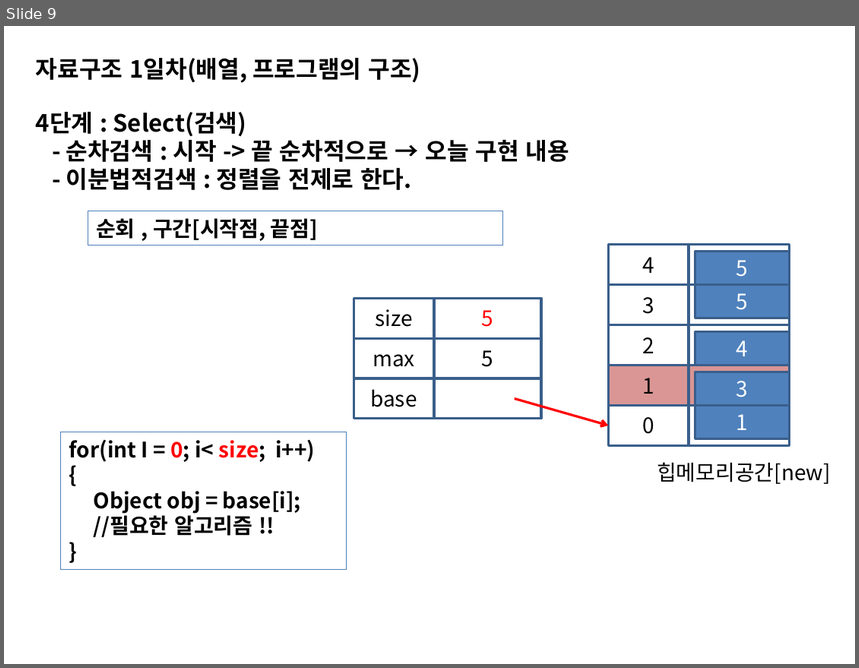
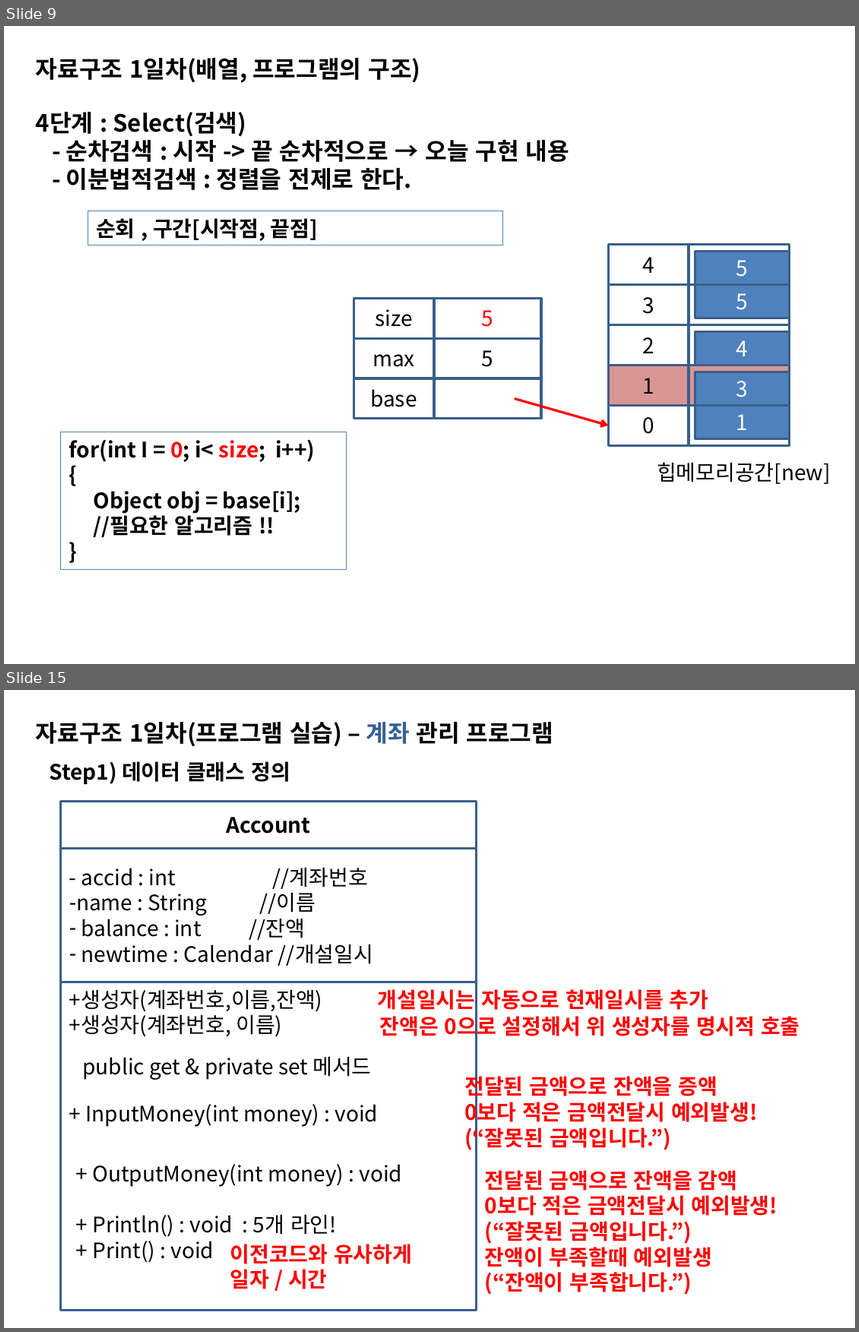
Before and after one commit to sing2song/TILDS, a slide deck: Java자료구조.pptx. Shown one above the other, each under a label of ours: slide 9 before the commit, slides 9 and 15 after it; the slides between them are not shown. The pictures are 859x668 and 859x1332 pixels, drawn with LibreOffice and Linux fonts; fonts in the diff are those of the drawing. Boxes give left, top, right and bottom in pixels: in the first picture for what was removed or moved away, otherwise in the second. Text is boxed around its words. In the diff, an @@ line names an element or a change of style, - is before the commit and + after.

```diff
--- a/Java자료구조.pptx
+++ b/Java자료구조.pptx
@@ slide 15 added at box(4, 690, 855, 1328), background #FFFFFF @@
@@ text added at box(36, 722, 554, 746), 20 pt, text #000000, bold @@
+자료구조 1일차(프로그램 실습) – 계좌 관리 프로그램
@@ text added at box(49, 761, 291, 784), 18 pt, text #000000, bold @@
+Step1) 데이터 클래스 정의
@@ rectangle added at box(61, 802, 477, 848), fill #FFFFFF, outline #3A5F8C 2 pt, 18 pt, text #000000, bold @@
+Account
@@ rectangle added at box(61, 848, 477, 982), fill #FFFFFF, outline #3A5F8C 2 pt, 18 pt, text #000000 @@
+- accid : int //계좌번호
+– name : String //이름
+– balance : int //잔액
+– newtime : Calendar //개설일시
@@ rectangle added at box(61, 983, 477, 1312), fill #FFFFFF, outline #3A5F8C 2 pt, 18 pt, text #000000 @@
++생성자(계좌번호,이름,잔액)
++생성자(계좌번호, 이름)
@@ text added at box(378, 986, 709, 1014), 18 pt, text #FF0000, bold @@
+개설일시는 자동으로 현재일시를 추가
@@ text added at box(380, 1013, 800, 1040), 18 pt, text #FF0000, bold @@
+잔액은 0으로 설정해서 위 생성자를 명시적 호출
@@ text added at box(83, 1057, 371, 1080), 18 pt, text #000000 @@
+public get & private set 메서드
@@ text added at box(465, 1073, 757, 1152), 18 pt, text #FF0000, bold @@
+전달된 금액으로 잔액을 증액
+0보다 적은 금액전달시 예외발생!
+(“잘못된 금액입니다.”)
@@ text added at box(86, 1104, 378, 1127), 18 pt, text #000000 @@
++ InputMoney(int money) : void
@@ text added at box(93, 1164, 403, 1263), 18 pt, text #000000 @@
++ OutputMoney(int money) : void
++ Println() : void : 5개 라인!
++ Print() : void
@@ text added at box(485, 1170, 778, 1295), 18 pt, text #FF0000, bold @@
+전달된 금액으로 잔액을 감액
+0보다 적은 금액전달시 예외발생!
+(“잘못된 금액입니다.”)
+잔액이 부족할때 예외발생
+(“잔액이 부족합니다.”)
@@ text added at box(230, 1244, 412, 1290), 18 pt, text #FF0000, bold @@
+이전코드와 유사하게
+일자 / 시간
```
Also in this commit, not shown: 2 slides changed, 6 other slides added, 3 other files.
